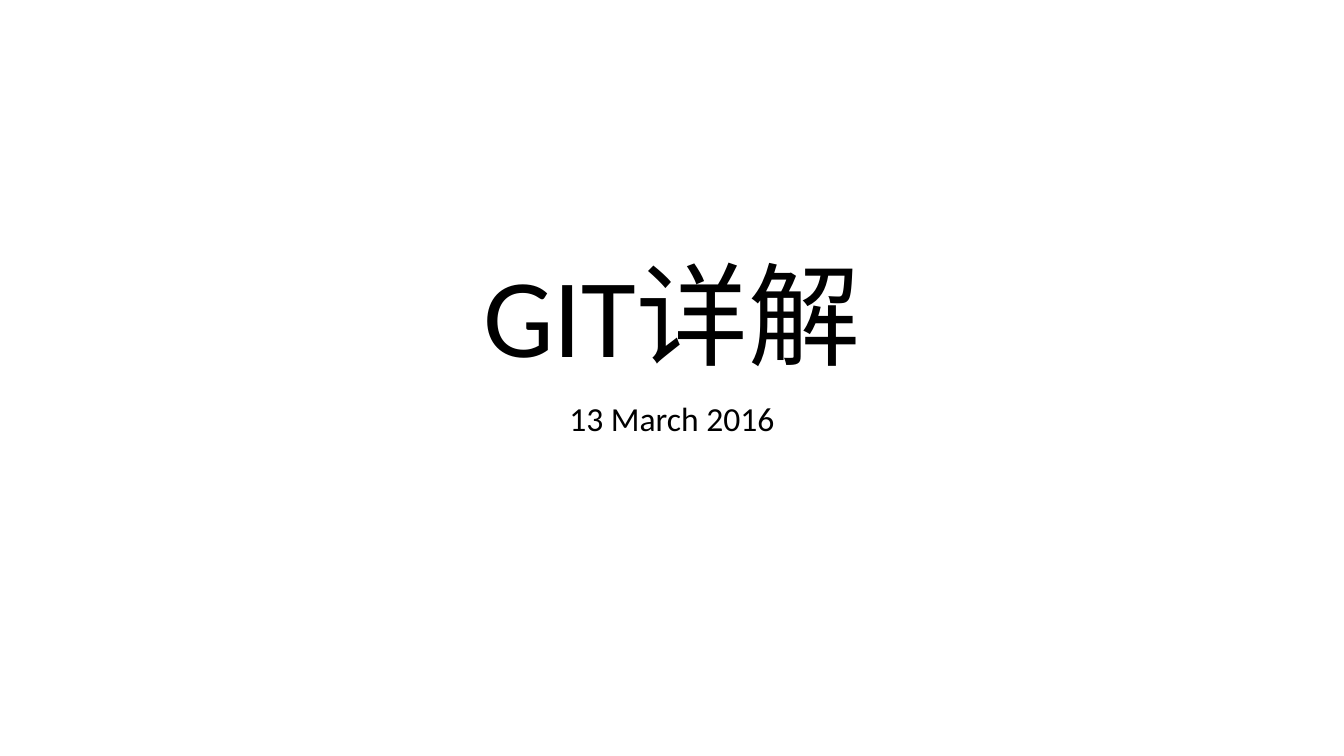
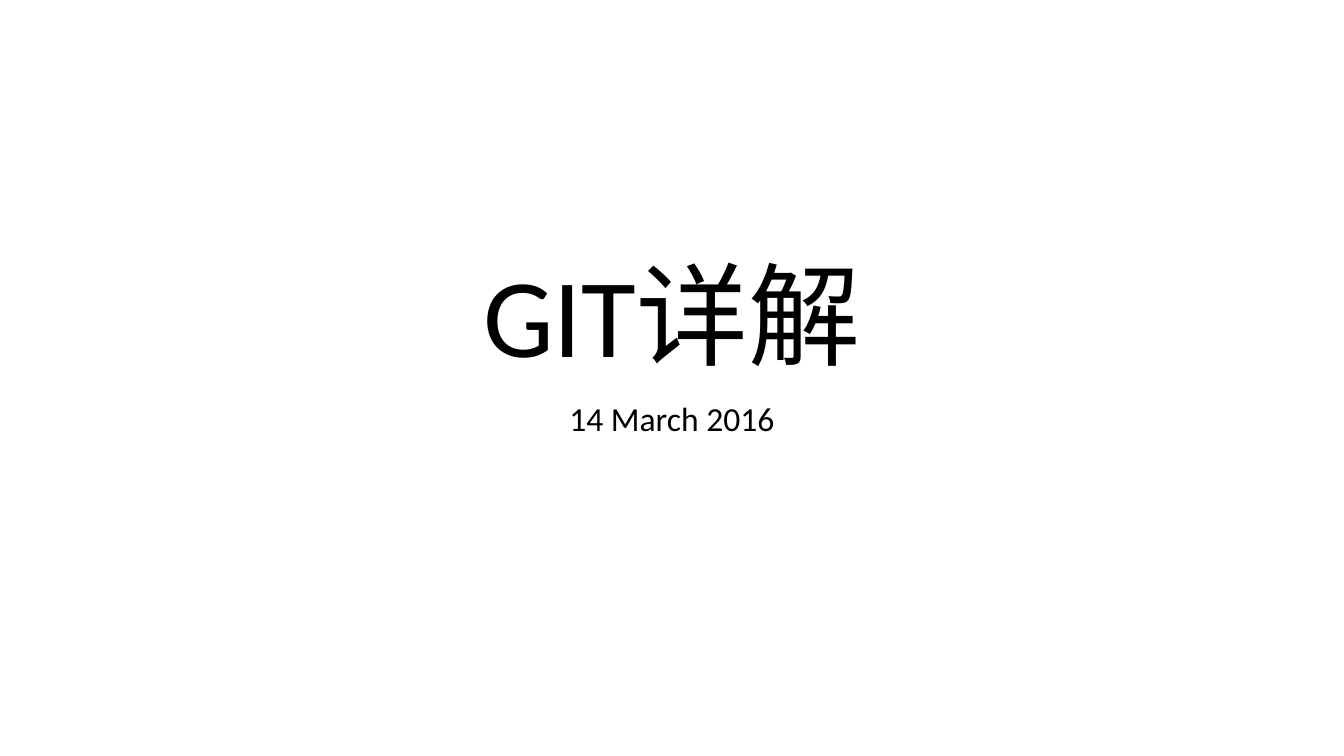
Before and after one commit to noprom/shandong, a slide deck: slide 1 of doc/ppt/helin.pptx. Drawn at 1344x756 pixels with LibreOffice and Linux fonts; fonts in the diff are those of the drawing. Boxes give left, top, right and bottom in pixels: in the first picture for what was removed or moved away, otherwise in the second. Text is boxed around its words. In the diff, an @@ line names an element or a change of style, - is before the commit and + after.

```diff
--- a/doc/ppt/helin.pptx
+++ b/doc/ppt/helin.pptx
@@ subtitle at box(569, 407, 774, 432): text changed @@
-13 March 2016
+14 March 2016
```
Also in this commit, not shown: 1 other slide changed, 6 slides added.
